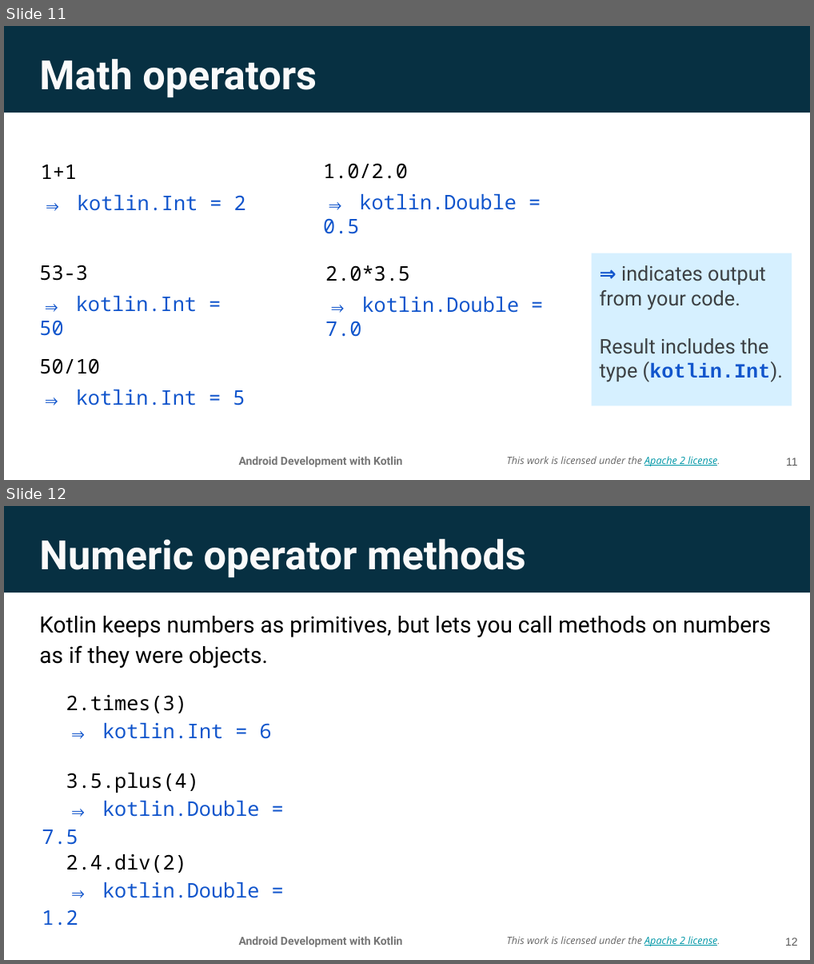
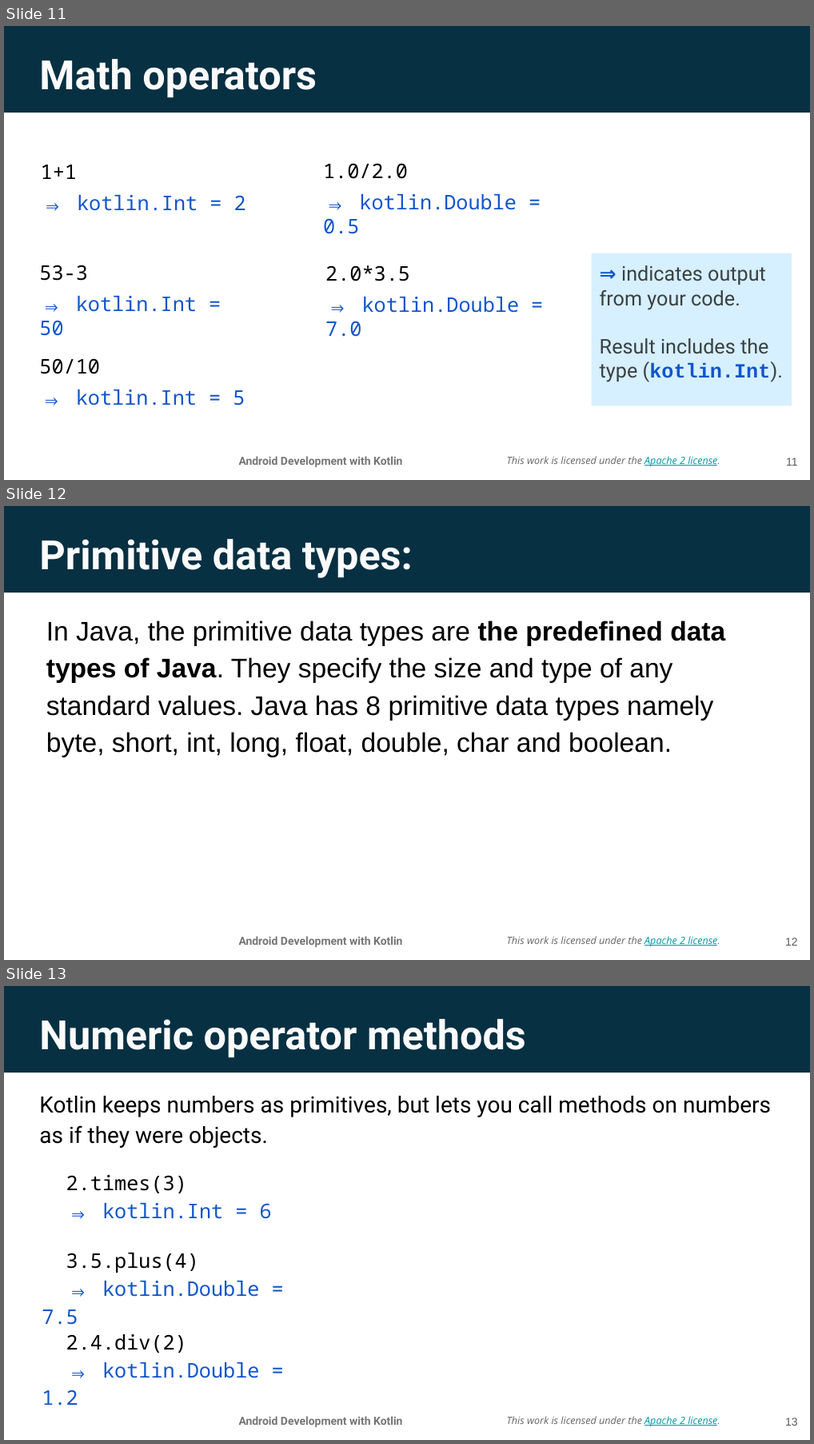
Before and after one commit to aadityaguptaa/Android-Bootcamp-PSNA, a slide deck: Day-0/Lesson 1_kotlin_basics.pptx. Shown one above the other, each under a label of ours: slides 11 and 12 before the commit, slides 11, 12 and 13 after it. The pictures are 814x964 and 814x1444 pixels, drawn with LibreOffice and Linux fonts; fonts in the diff are those of the drawing; background and template pictures are left out. Boxes give left, top, right and bottom in pixels: in the first picture for what was removed or moved away, otherwise in the second. Text is boxed around its words. In the diff, an @@ line names an element or a change of style, - is before the commit and + after.

```diff
--- a/Day-0/Lesson 1_kotlin_basics.pptx
+++ b/Day-0/Lesson 1_kotlin_basics.pptx
@@ slide 12 added at (4,506,810,960), background picture (left out); not listed: 3 template elements that a slide beside it also shows @@
@@ title added at (39,539,413,578), 36 pt, text #FAFAFA, bold @@
+Primitive data types:
@@ text added at (46,620,726,757), 24 pt, text #000000 @@
+In Java, the primitive data types are the predefined data types of Java. They specify the size and type of any standard values. Java has 8 primitive data types namely byte, short, int, long, float, double, char and boolean.
@@ page number added at (786,937,798,945), 10 pt, text #595959 @@
+12
@@ what was slide 12 is now slide 13 @@
@@ page number at (786,1417,798,1425): text changed @@
-12
+13
```
Also in this commit, not shown: 1 slide changed.
